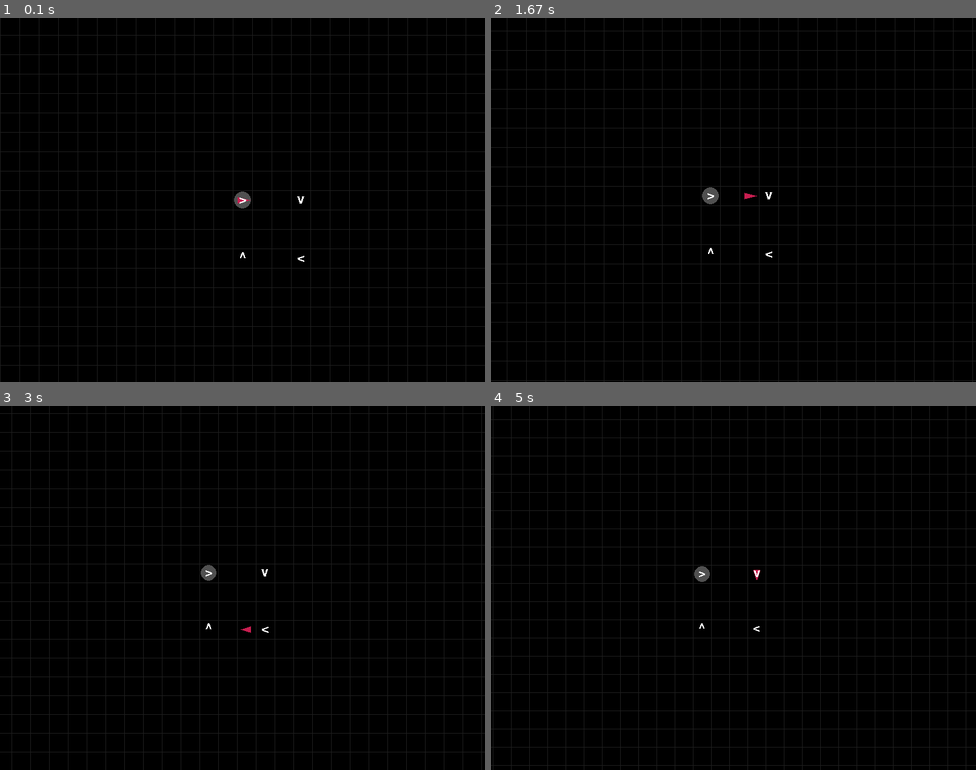
Above: before the commit, frames 1-4 (two rows, left to right).
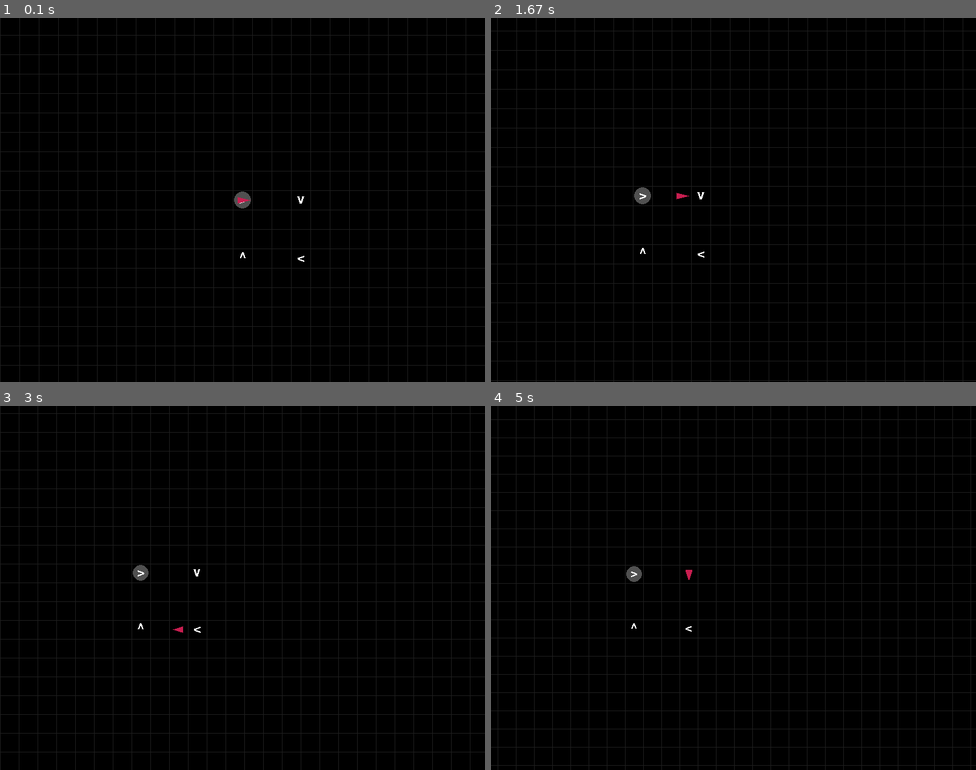
Above: after the commit, the same moments.

Repository: FergusonAJ/befungle_93_pygame
Game: pygame game, started from bungle93_pygame.py
The game is run twice, just before and just after one commit, with the same random seed, the same clock (stepped at 60 frames per second) and the same inputs.
Inputs:
- Up to frame 1 (0.1 s): no input
- Up to frame 2 (1.67 s): hold Shift 0.33-0.8 s; hold Right 0.33-0.8 s; tap W at 0.83 s; tap Space at 1.17, 1.57 s; hold S from 1.5 s (still down); hold Right from 1.5 s (still down)
- Up to frame 3 (3 s): tap Space at 1.87, 2.07, 2.37, 2.57, 2.87 s; release S at 1.97 s; release Right at 1.97 s; hold A 2-2.47 s; hold Right 2-2.47 s; tap - at 2.15 s; hold Right 2.5-2.97 s
- Up to frame 4 (5 s): tap P at 3 s; hold Up 3.33-3.63 s; tap Space at 3.4, 3.73, 4.03, 4.23, 4.53, 4.8 s; tap - at 3.48, 4.88 s; hold Right 3.67-4.13 s; tap + at 3.82 s; hold Left 4.17-4.7 s; hold Down from 4.73 s (still down)

The runs differ from the first frame. In frame 1, less than 0.1% of the frame differs, in the area x 49-51%, y 49-51%; in frame 2, 6.4%; in frame 3, 6.6%; in frame 4, 6.8%, in the area x 0-99%, y 0-100%.

Commit message:
Fix column rendering and add termination inst

Diff:
--- a/bungle93_pygame.py
+++ b/bungle93_pygame.py
@@ -74,6 +74,13 @@
   def __call__(self, program):
     program.facing = Facing.EAST
 
+class InstructionTerminate(Instruction):
+  def __init__(self):
+    super().__init__('@')
+
+  def __call__(self, program):
+    program.facing = Facing.DONE
+
 def GetInstruction(c):
   inst_map = {}
   inst_map[' '] = InstructionSpace
@@ -81,6 +88,7 @@
   inst_map['v'] = InstructionDown
   inst_map['<'] = InstructionLeft
   inst_map['>'] = InstructionRight
+  inst_map['@'] = InstructionTerminate
   return inst_map[c]()
 
 
@@ -102,8 +110,9 @@
       row = 0
       for line in fp:
         col = 0
-        for c in line.strip('\n'):
+        for c in line.rstrip('\n'):
           if c != '':
+            print(f'({row}, {col}) -> {c}')
             self.field[(row, col)] = GetInstruction(c)
           col += 1
         row += 1
@@ -114,6 +123,7 @@
   EAST=1
   SOUTH=2
   WEST=3
+  DONE=4
 
 class Program:
   def __init__(self, filename=None):
@@ -123,7 +133,9 @@
     self.field = Playfield(filename)
 
   def step(self):
-    if self.facing == Facing.NORTH:
+    if self.facing == Facing.DONE:
+      print('Program terminated')
+    elif self.facing == Facing.NORTH:
       self.PC[0] -= 1
     elif self.facing == Facing.EAST:
       self.PC[1] += 1
@@ -188,14 +200,17 @@
         elif evt.key == pygame.K_RIGHTBRACKET:
           self.max_timer_ticks += 1
     pressed_keys = pygame.key.get_pressed()
+    offset = 1
+    if pressed_keys[pygame.K_LSHIFT] or pressed_keys[pygame.K_RSHIFT]:
+      offset = 5
     if pressed_keys[pygame.K_UP] or pressed_keys[pygame.K_w]:
-      self.pixel_offset[1] += 1
+      self.pixel_offset[1] += offset
     elif pressed_keys[pygame.K_DOWN] or pressed_keys[pygame.K_s]:
-      self.pixel_offset[1] -= 1
+      self.pixel_offset[1] -= offset
     if pressed_keys[pygame.K_LEFT] or pressed_keys[pygame.K_a]:
-      self.pixel_offset[0] += 1
+      self.pixel_offset[0] += offset
     elif pressed_keys[pygame.K_RIGHT] or pressed_keys[pygame.K_d]:
-      self.pixel_offset[0] -= 1
+      self.pixel_offset[0] -= offset
 
   def step(self):
     self.program.step()
@@ -207,6 +222,40 @@
     origin_y = self.pixel_offset[1]
     origin_radius = self.tile_size // 2 - 2
     pygame.draw.circle(self.screen, (80, 80, 80), (origin_x, origin_y), origin_radius)
+    # Draw the grid lines
+    tl_cell_x = math.floor((-1 * self.pixel_offset[0] + self.tile_size // 2) / self.tile_size)
+    tl_cell_y = math.floor((-1 * self.pixel_offset[1] + self.tile_size // 2) / self.tile_size)
+    tl_x = origin_x + (tl_cell_x * self.tile_size) - self.tile_size // 2
+    tl_y = origin_y + (tl_cell_y * self.tile_size) - self.tile_size // 2
+    #pygame.draw.rect(self.screen, (200, 200, 200), (tl_x, tl_y, self.tile_size, self.tile_size))
+    num_cols = math.ceil(self.screen_res[0] / self.tile_size) + 1
+    num_rows = math.ceil(self.screen_res[1] / self.tile_size) + 1
+    for col_idx in range(num_cols):
+      col_cell_x = tl_cell_x + col_idx
+      col_x = origin_x + (col_cell_x * self.tile_size - self.tile_size // 2)
+      pygame.draw.line(self.screen, (30, 30, 30), (col_x, 0), (col_x, self.screen_res[1]), 1)
+    for row_idx in range(num_rows):
+      row_cell_y = tl_cell_y + row_idx
+      row_y = origin_y + (row_cell_y * self.tile_size - self.tile_size // 2)
+      pygame.draw.line(self.screen, (30, 30, 30), (0, row_y), (self.screen_res[0], row_y), 1)
+
+    # Draw the tiles
+    font = pygame.font.SysFont(None, self.tile_size)
+    min_col = tl_cell_x
+    max_col = tl_cell_x + num_cols
+    min_row = tl_cell_y
+    max_row = tl_cell_y + num_rows
+    for row in range(min_row, max_row + 1):
+      for col in range(min_col, max_col + 1):
+        address = (row, col)
+        inst = self.program.field.get_inst(address)
+        if inst.symbol == ' ':
+          continue
+        text_surf = font.render(inst.symbol, False, (255,255,255))
+        text_rect = text_surf.get_rect()
+        text_rect.centerx = origin_x + (col * self.tile_size)
+        text_rect.centery = origin_y + (row * self.tile_size)
+        self.screen.blit(text_surf, text_rect)
     # Draw the program counter
     pc_x = origin_x + self.program.PC[1] * self.tile_size
     pc_y = origin_y + self.program.PC[0] * self.tile_size
@@ -230,40 +279,8 @@
       bl = (pc_x - self.tile_size // 6, pc_y + self.tile_size // 4)
       br = (pc_x + self.tile_size // 6, pc_y + self.tile_size // 4)
       pygame.draw.polygon(self.screen, (200, 30, 80), [nose, bl, br])
-    # Draw the grid lines
-    tl_cell_x = math.floor((-1 * self.pixel_offset[0] + self.tile_size // 2) / self.tile_size)
-    tl_cell_y = math.floor((-1 * self.pixel_offset[1] + self.tile_size // 2) / self.tile_size)
-    tl_x = origin_x + (tl_cell_x * self.tile_size) - self.tile_size // 2
-    tl_y = origin_y + (tl_cell_y * self.tile_size) - self.tile_size // 2
-    #pygame.draw.rect(self.screen, (200, 200, 200), (tl_x, tl_y, self.tile_size, self.tile_size))
-    num_cols = math.ceil(self.screen_res[0] / self.tile_size) + 1
-    num_rows = math.ceil(self.screen_res[1] / self.tile_size) + 1
-    for col_idx in range(num_cols):
-      col_cell_x = tl_cell_x + col_idx
-      col_x = origin_x + (col_cell_x * self.tile_size - self.tile_size // 2)
-      pygame.draw.line(self.screen, (30, 30, 30), (col_x, 0), (col_x, self.screen_res[1]), 1)
-    for row_idx in range(num_rows):
-      row_cell_y = tl_cell_y + row_idx
-      row_y = origin_y + (row_cell_y * self.tile_size - self.tile_size // 2)
-      pygame.draw.line(self.screen, (30, 30, 30), (0, row_y), (self.screen_res[0], row_y), 1)
-
-    # Draw the tiles
-    font = pygame.font.SysFont(None, self.tile_size)
-    min_col = tl_cell_x
-    max_col = tl_cell_x + num_rows
-    min_row = tl_cell_y
-    max_row = tl_cell_y + num_rows
-    for row in range(min_row, max_row + 1):
-      for col in range(min_col, max_col + 1):
-        address = (row, col)
-        inst = self.program.field.get_inst(address)
-        if inst.symbol == ' ':
-          continue
-        text_surf = font.render(inst.symbol, False, (255,255,255))
-        text_rect = text_surf.get_rect()
-        text_rect.centerx = origin_x + (col * self.tile_size)
-        text_rect.centery = origin_y + (row * self.tile_size)
-        self.screen.blit(text_surf, text_rect)
+    elif self.program.facing == Facing.DONE:
+      pygame.draw.circle(self.screen, (200, 30, 80), (pc_x, pc_y), self.tile_size // 3)
 
 
 
Not shown, added: examples/spiral.bf
Not shown, added: examples/termination.bf
